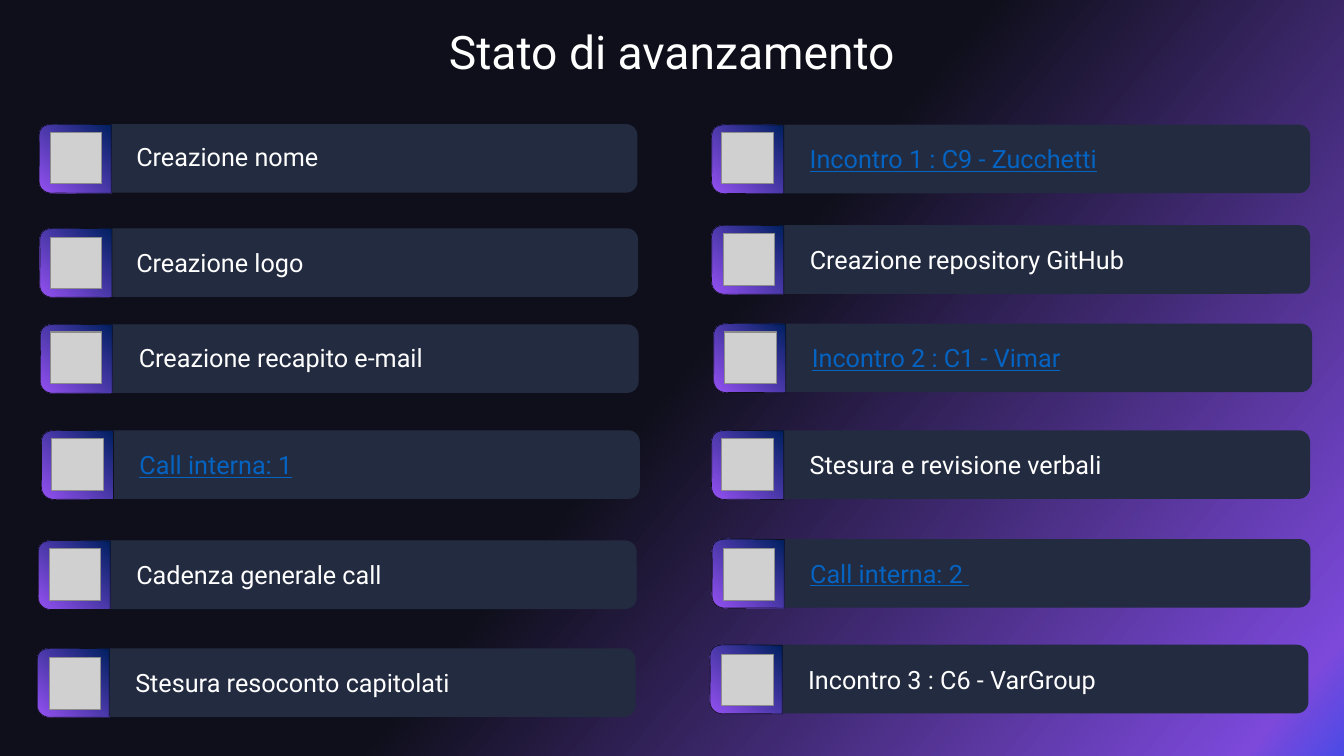
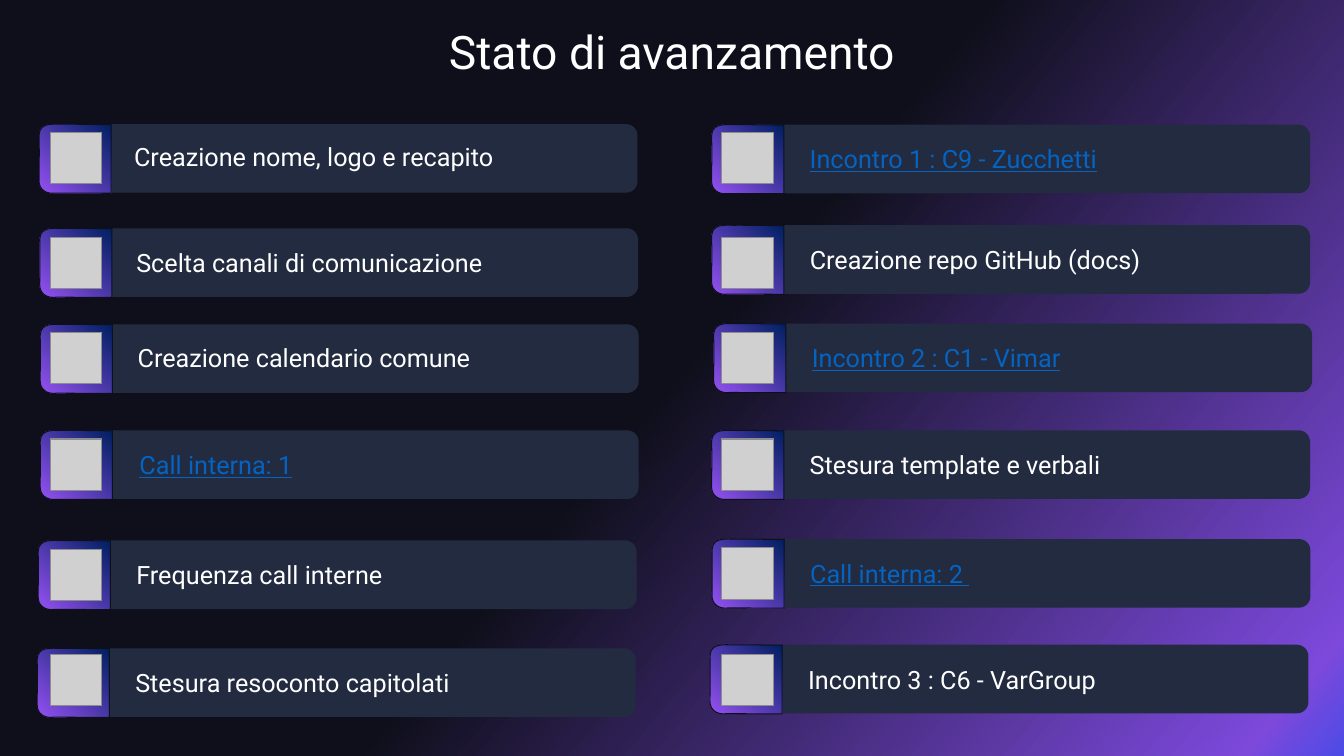
Before and after one commit to 0x06tudio/docs, a slide deck: slide 2 of src/diari_di_bordo/DiarioDiBordo1_ZeroSixStudio.pptx. Drawn at 1344x756 pixels with LibreOffice and Linux fonts; fonts in the diff are those of the drawing; grey boxes stand for pictures. Boxes give left, top, right and bottom in pixels: in the first picture for what was removed or moved away, otherwise in the second. Text is boxed around its words. In the diff, an @@ line names an element or a change of style, - is before the commit and + after.

```diff
--- a/src/diari_di_bordo/DiarioDiBordo1_ZeroSixStudio.pptx
+++ b/src/diari_di_bordo/DiarioDiBordo1_ZeroSixStudio.pptx
@@ text at (134,147,493,172): text changed @@
-Creazione nome
+Creazione nome, logo e recapito
@@ text at (136,253,483,273): text changed @@
-Creazione logo
+Scelta canali di comunicazione
@@ text at (810,249,1140,275): text changed @@
-Creazione repository GitHub
+Creazione repo GitHub (docs)
@@ text at (138,348,470,368): text changed @@
-Creazione recapito e-mail
+Creazione calendario comune
@@ freeform shape at (40,430,112,500): outline #0F0F1B 0.5 pt to #0F0F1B 0.75 pt; outline redrawn @@
@@ text at (810,455,1100,479): text changed @@
-Stesura e revisione verbali
+Stesura template e verbali
@@ outline #0F0F1B 0.5 pt to #0F0F1B 0.75 pt in 8 elements at (40,324,112,394), (38,541,110,610), (37,649,109,718), (711,225,784,295), (713,323,786,393), (711,430,784,500), (710,645,783,714), (712,539,785,608) @@
@@ text at (136,565,382,589): text changed @@
-Cadenza generale call
+Frequenza call interne
```
Also in this commit, not shown: 5 other slides changed.
